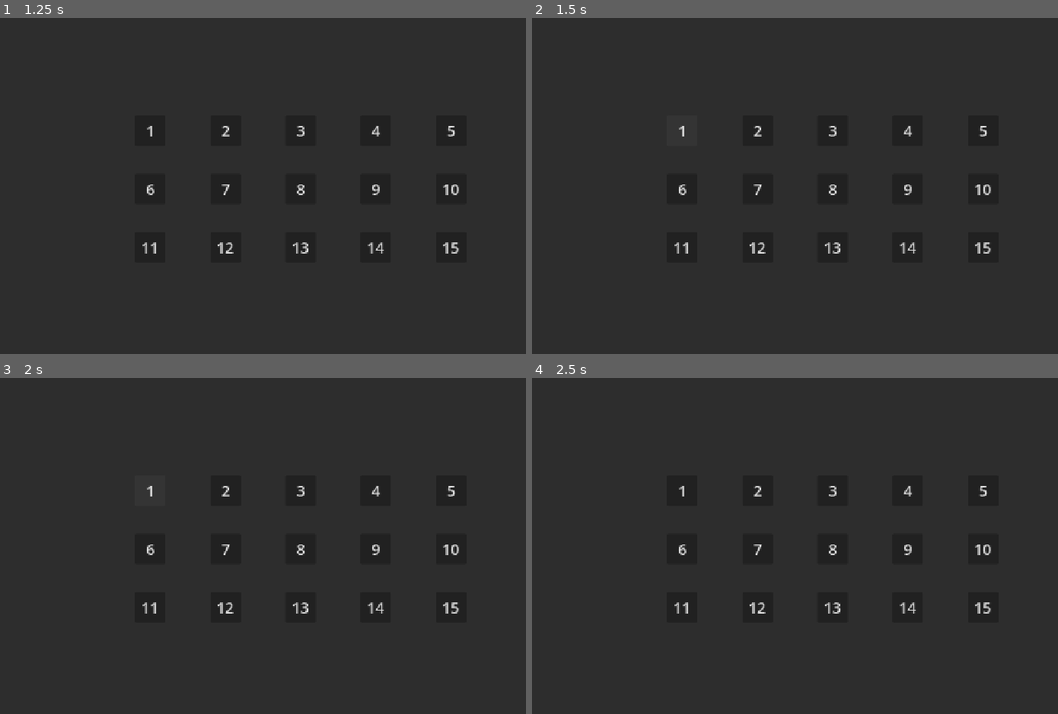
Above: before the commit, frames 1-4 (two rows, left to right).
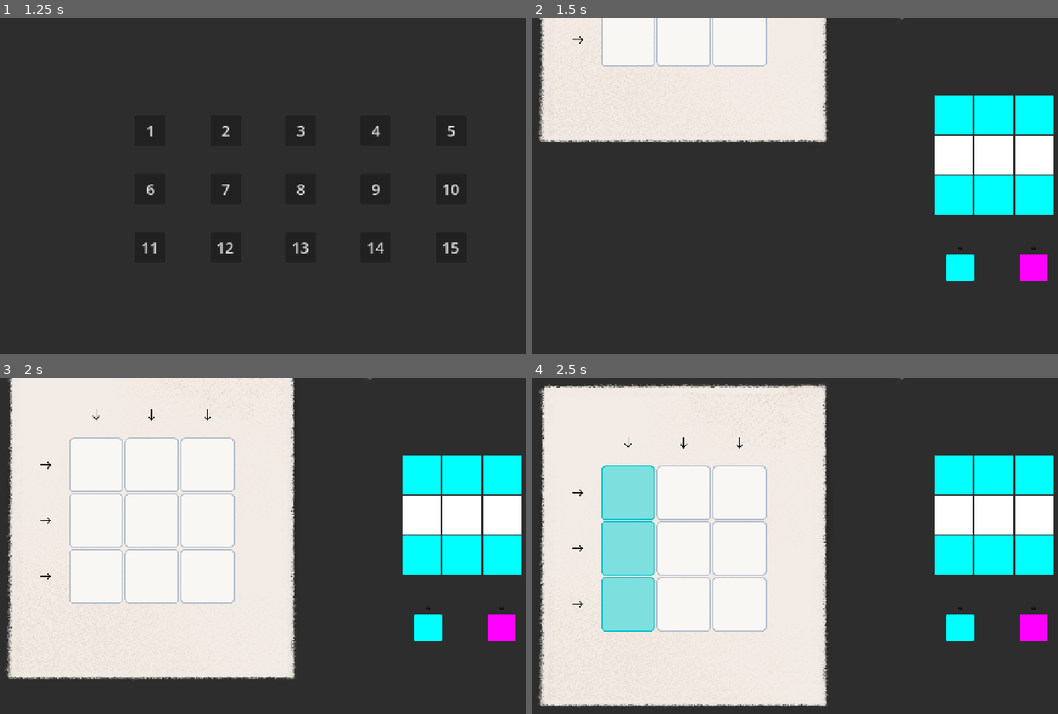
Above: after the commit, the same moments.

Repository: kaminaryu/printing-game
Game: Godot game, scene res://Scenes/main_menu.tscn
Two runs of this game, one before a commit and one after it. Both use one fixed random seed, a clock stepped at 60 frames per second and the inputs below.
Inputs (mouse positions are in pixels of both pictures, inside the frame that each line leads up to):
- Up to frame 1 (1.25 s): click "Play" at 0.5 s
- Up to frame 2 (1.5 s): click "1" at 1.25 s
- Up to frame 3 (2 s): no input
- Up to frame 4 (2.5 s): click (626, 414) at 2.02 s

Frame 1 is identical in both runs. In frame 2, 29% of the frame differs, in the area x 1-100%, y 0-79%; in frame 3, 57%; in frame 4, 61%, in the area x 0-100%, y 0-99%.

Commit message:
Feat: Made the level selection functional (scuffed)

Diff:
--- /dev/null
+++ b/Autoloads/game_master.gd
@@ -0,0 +1,3 @@
+extends Node
+
+var current_level_num: int = 1
--- a/Scenes/LevelSelector/level_tile.gd
+++ b/Scenes/LevelSelector/level_tile.gd
@@ -1,4 +1,7 @@
 extends Button
 
+@export var level_num: int
+
 func _on_button_down() -> void:
+	GameMaster.current_level_num = int(text)
 	get_tree().change_scene_to_file("res://Scenes/main.tscn")
--- a/Scenes/LevelSelector/level_tile.tscn
+++ b/Scenes/LevelSelector/level_tile.tscn
@@ -7,7 +7,7 @@
 offset_right = 8.0
 offset_bottom = 8.0
 theme_override_font_sizes/font_size = 32
-text = "A"
+text = "1"
 script = ExtResource("1_2ltoa")
 
 [connection signal="button_down" from="." to="." method="_on_button_down"]
--- a/Scenes/game_manager.gd
+++ b/Scenes/main.gd
@@ -9,8 +9,6 @@
 @onready var palette = $CanvasLayer/Palette
 @onready var victory_animation = $CanvasLayer/VictoryPanel/AnimationPlayer
 @onready var blur_panel = $"CanvasLayer/Blur Panel"
-
-var current_level_num: int = 1
 
 # Safety gate to prevent rapid multiple level loads
 var is_transitioning: bool = false
@@ -26,12 +24,14 @@
 
 	# Try loading the numeric level sequence first.
 	# If no dynamic file is found, fallback to whatever is manually assigned in the inspector slot.
-	if not _load_level_by_number(current_level_num) and current_level:
+
+	var _load_level_by_number_successful: bool = _load_level_by_number(GameMaster.current_level_num)
+
+	if not _load_level_by_number_successful and current_level:
 		_load_level(current_level)
 
 
 func _load_level(level_data: LevelData) -> void:
-	current_level = level_data
 	target_grid_data = level_data.get_target_grid_2d()
 
 	remaining_ink = level_data.ink_limits.duplicate()
@@ -116,8 +116,8 @@
 	if victory_animation:
 		victory_animation.play("Print In")
 
-	#current_level_num += 1
-	#_load_level_by_number(current_level_num)
+	# GameMaster.current_level_num += 1
+	#_load_level_by_number(GameMaster.current_level_num)
 
 
 
@@ -138,8 +138,9 @@
 	blur_panel.visible = false
 
 
-	current_level_num += 1
-	_load_level_by_number(current_level_num)
+	GameMaster.current_level_num += 1
+	_load_level_by_number(GameMaster.current_level_num)
+
 
 func _input(event: InputEvent) -> void :
 	if printing_grid.is_cascading:
--- a/Scenes/main.tscn
+++ b/Scenes/main.tscn
@@ -1,10 +1,8 @@
 [gd_scene format=3 uid="uid://b51cck50u8a2w"]
 
 [ext_resource type="PackedScene" uid="uid://iivroqoa8ayc" path="res://Objects/Printer/PrintingGrid/printing_grid.tscn" id="1_jjgbg"]
-[ext_resource type="Script" uid="uid://bfro6yuwkgdkj" path="res://Scenes/game_manager.gd" id="1_ynf5e"]
-[ext_resource type="Resource" path="res://Resources/Levels/6.tres" id="2_kry3j"]
-[ext_resource type="PackedScene" uid="uid://dl7lt4boi3qlk" path="res://Scenes/main_gui.tscn" id="6_21xkr"]
-[ext_resource type="Script" uid="uid://db0ayoaavo3xb" path="res://Scenes/target_preview_grid.gd" id="4_jjvhh"]
+[ext_resource type="Script" uid="uid://bfro6yuwkgdkj" path="res://Scenes/main.gd" id="1_ynf5e"]
+[ext_resource type="Script" path="res://Scenes/target_preview_grid.gd" id="4_jjvhh"]
 [ext_resource type="Shader" uid="uid://djicmiur3evb6" path="res://Assets/Shaders/blur.gdshader" id="5_21xkr"]
 [ext_resource type="PackedScene" uid="uid://dqu6xara3up6f" path="res://UI/Widgets/palette.tscn" id="5_kry3j"]
 [ext_resource type="Texture2D" uid="uid://48w2knhwqkkv" path="res://Assets/game/paper.png" id="6_21xkr"]
@@ -83,7 +81,7 @@
 "times": PackedFloat32Array(0, 0.5),
 "transitions": PackedFloat32Array(0.30778635, 1),
 "update": 0,
-"values": [0.0, 1.5000000712500001]
+"values": [0.0, 1.50000007125]
 }
 tracks/1/type = "value"
 tracks/1/imported = false
@@ -135,7 +133,7 @@
 "times": PackedFloat32Array(0, 1),
 "transitions": PackedFloat32Array(1, 1),
 "update": 0,
-"values": [1.5000000712500001, 0.0]
+"values": [1.50000007125, 0.0]
 }
 tracks/2/type = "value"
 tracks/2/imported = false
@@ -219,8 +217,6 @@
 cell_gap = 3.0
 
 [node name="Palette" parent="CanvasLayer" unique_id=1883377568 instance=ExtResource("5_kry3j")]
-
-[node name="MainGUI" parent="CanvasLayer" unique_id=1677267965 instance=ExtResource("6_21xkr")]
 
 [node name="Blur Panel" type="Panel" parent="CanvasLayer" unique_id=369835859]
 visible = false
--- a/UI/Widgets/palette.gd
+++ b/UI/Widgets/palette.gd
@@ -61,6 +61,7 @@
 		first_visible_button.button_pressed = true
 		_on_palette_button_pressed(first_visible_button)
 
+
 ## Triggered when a player selects a color block
 func _on_palette_button_pressed(button: BaseButton) -> void:
 	# Match the node names in your image ("Cyan", "Magenta", "Yellow", "Key")
@@ -69,3 +70,5 @@
 		"Magenta": ColorManager.selected_color = 1
 		"Yellow": ColorManager.selected_color = 2
 		"Key": ColorManager.selected_color = 3
+
+	CursorManager.set_cursor()
--- a/project.godot
+++ b/project.godot
@@ -27,6 +27,7 @@
 ColorManager="*uid://d3q1sgy2f5use"
 SaveStatesManager="*uid://cgjcf26sutm23"
 CursorManager="*uid://bib3mqgg4b6yi"
+GameMaster="*uid://dksb0eccot54l"
 
 [display]
 
Not shown, added: Autoloads/game_master.gd.uid
Renamed: Scenes/game_manager.gd.uid -> Scenes/main.gd.uid
